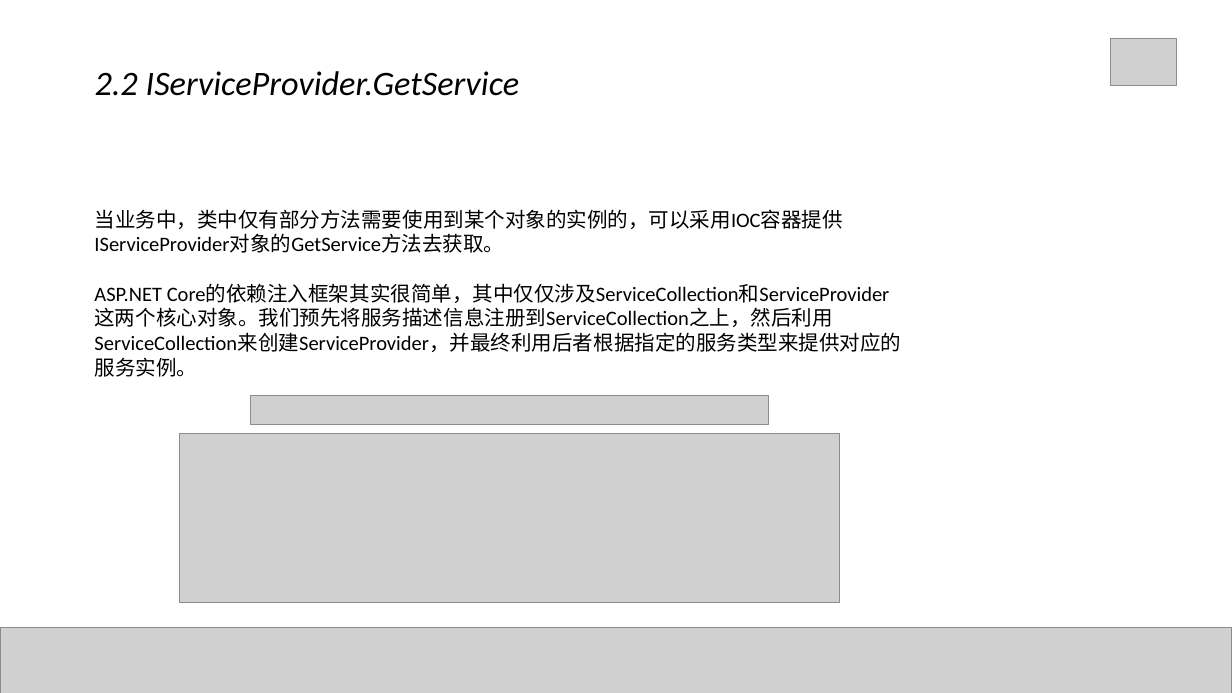
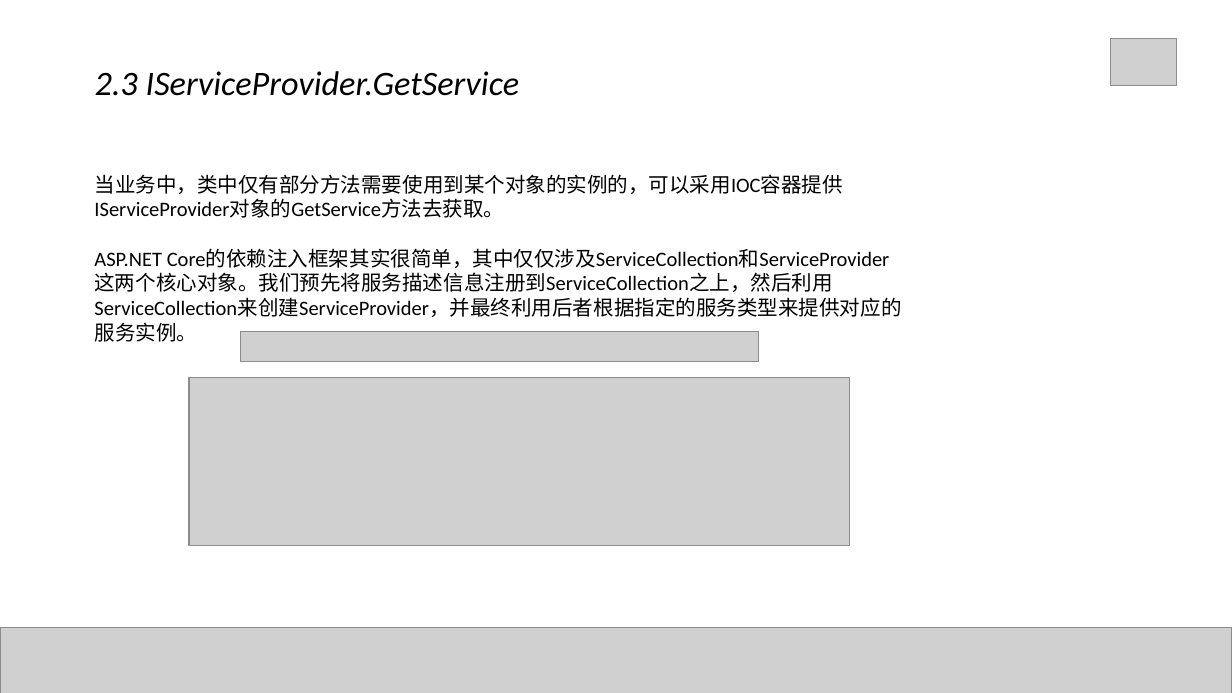
Before and after one commit to Mrchensama/DependenceInjection, a slide deck: slide 36 of 陈胡-依赖注入.pptx (slide 31 before the commit). Drawn at 1232x693 pixels with LibreOffice and Linux fonts; fonts in the diff are those of the drawing; grey boxes stand for pictures. Boxes give left, top, right and bottom in pixels: in the first picture for what was removed or moved away, otherwise in the second. Text is boxed around its words. In the diff, an @@ line names an element or a change of style, - is before the commit and + after.

```diff
--- a/陈胡-依赖注入.pptx
+++ b/陈胡-依赖注入.pptx
@@ text at bbox=[95, 71, 520, 96]: text changed @@
-2.2 IServiceProvider.GetService
+2.3 IServiceProvider.GetService
@@ text "当业务中，类中仅有部分方法需要使用到某个对象的实例的，可以采用IOC容器提供IServiceProvider对象的Get ...": place and size @@
-text "当业务中，类中仅有部分方法需要使用到某个对象的实例的，可以采用IOC容器提供IServiceProvider对象的Get ..." at bbox=[94, 209, 901, 377]
+text "当业务中，类中仅有部分方法需要使用到某个对象的实例的，可以采用IOC容器提供IServiceProvider对象的Get ..." at bbox=[94, 174, 901, 342]
@@ picture: place and size @@
-picture at bbox=[250, 395, 769, 425]
+picture at bbox=[240, 331, 759, 361]
@@ picture: place and size @@
-picture at bbox=[180, 434, 840, 602]
+picture at bbox=[190, 377, 850, 546]
```
Also in this commit, not shown: 14 other slides changed, 8 slides added, 2 slides removed, 5 other files.
